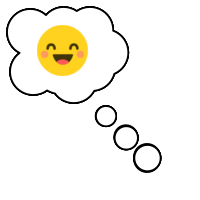
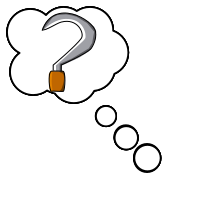
Two versions of the same layered image (200px x 200px). Layer-by-layer changes:
painted on "popup4.png copy #2" over (x1=37, y1=12, x2=97, y2=92)
painted on "popup4.png copy #1" over (x1=37, y1=12, x2=97, y2=92)
painted on "popup4.png copy" over (x1=37, y1=12, x2=97, y2=92)
painted on "popup4.png" over (x1=37, y1=12, x2=97, y2=92)
